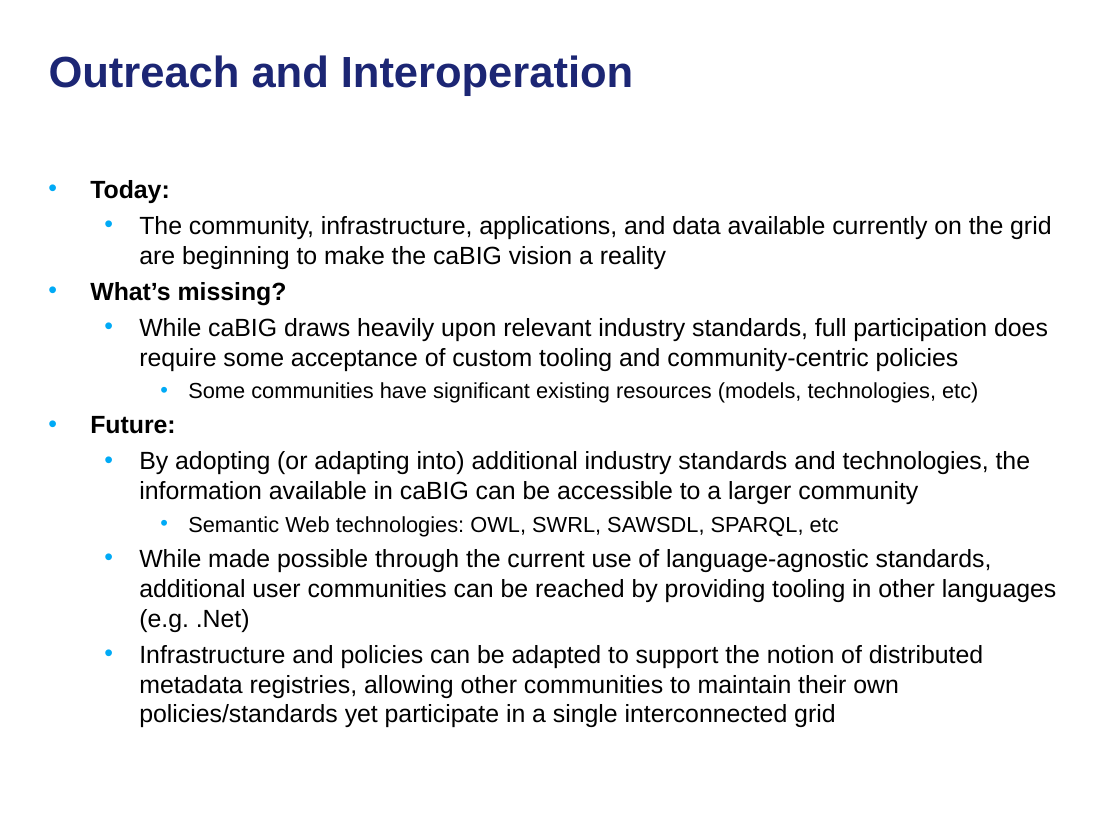
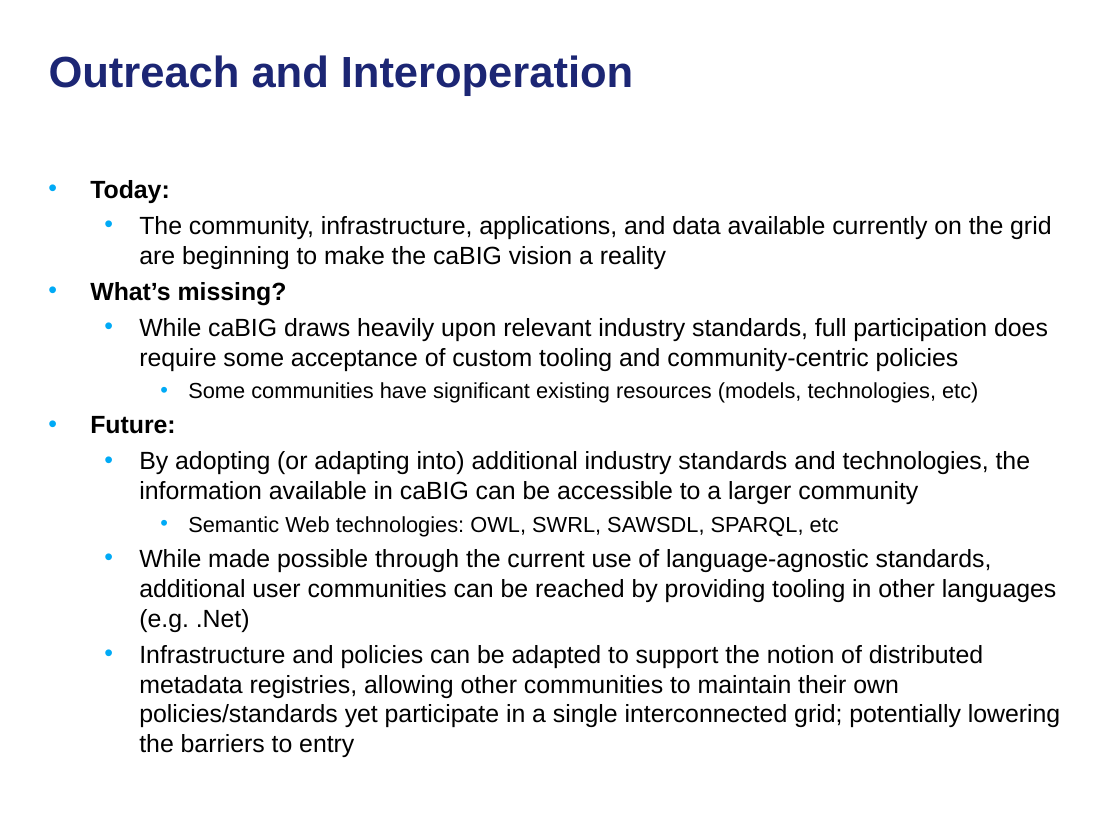
Before and after one commit to NCIP/cagrid-docs, a slide deck: slide 16 of presentations/200810_VCDE_ARCH/20081028_Arch_VCDE_caGrid_Future.ppt (slide 15 before the commit). Drawn at 1120x840 pixels with LibreOffice and Linux fonts; fonts in the diff are those of the drawing; background and template pictures are left out. Boxes give left, top, right and bottom in pixels: in the first picture for what was removed or moved away, otherwise in the second. Text is boxed around its words. In the diff, an @@ line names an element or a change of style, - is before the commit and + after.

```diff
--- a/presentations/200810_VCDE_ARCH/20081028_Arch_VCDE_caGrid_Future.ppt
+++ b/presentations/200810_VCDE_ARCH/20081028_Arch_VCDE_caGrid_Future.ppt
@@ text at [139,645,1060,757]: text changed @@
-  • Infrastructure and policies can be adapted to support the notion of distributed metadata registries, allowing other communities to maintain their own policies/standards yet participate in a single interconnected grid
+  • Infrastructure and policies can be adapted to support the notion of distributed metadata registries, allowing other communities to maintain their own policies/standards yet participate in a single interconnected grid; potentially lowering the barriers to entry
```
Also in this commit, not shown: 3 other slides changed, 1 slide added.
